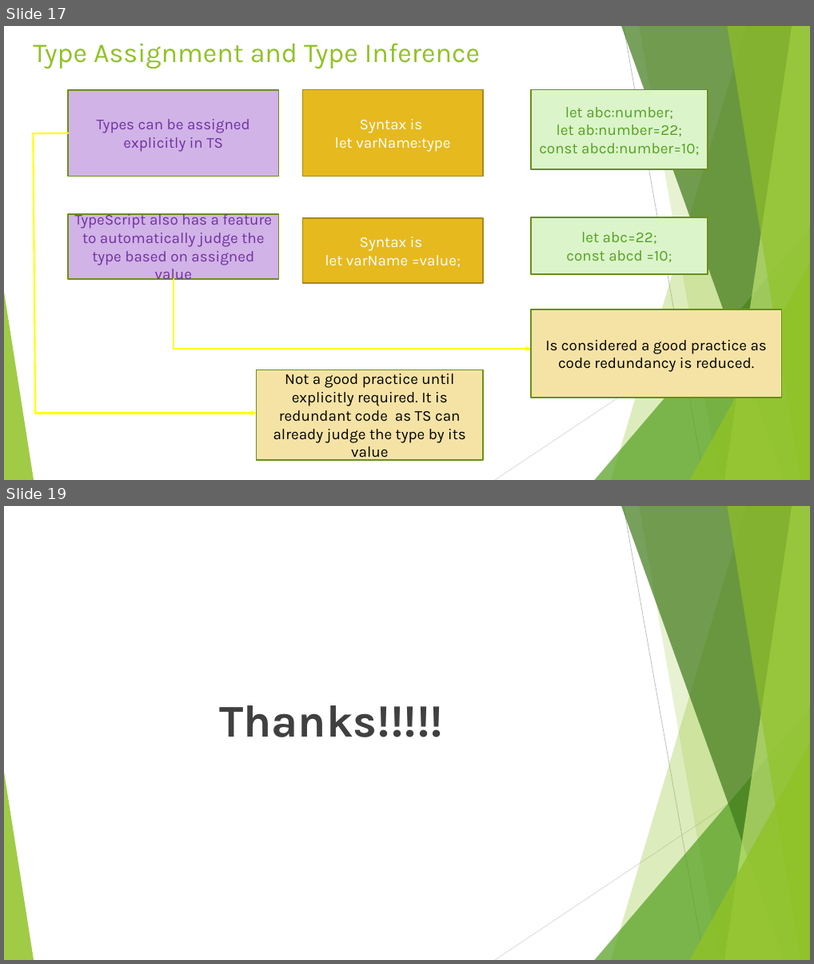
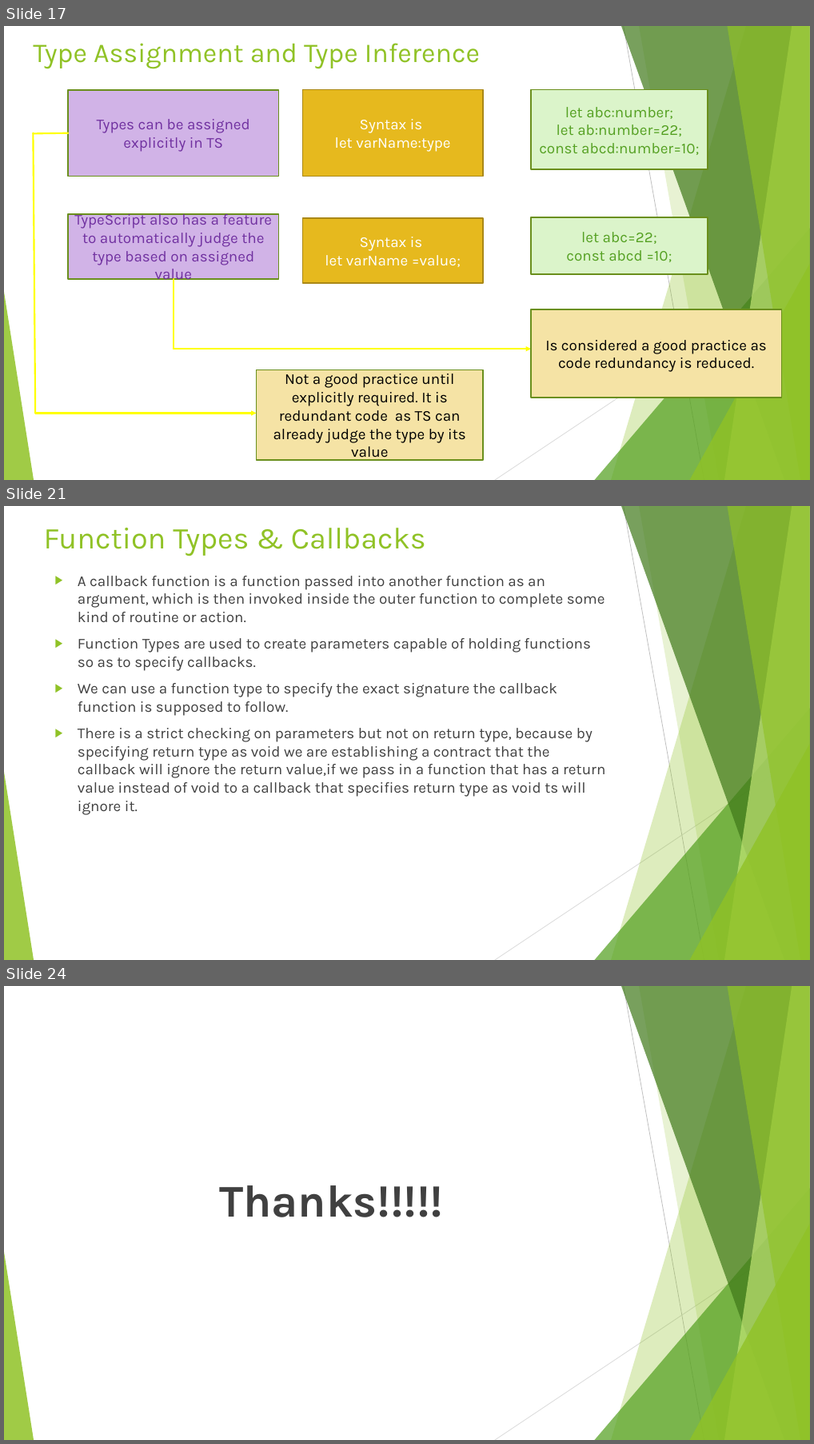
Before and after one commit to rudhrainfogain/TypeScript, a slide deck: PPT/TypeScriptv2.pptx. Shown one above the other, each under a label of ours: slides 17 and 19 before the commit, slides 17, 21 and 24 after it; the slides between them are not shown. The pictures are 814x964 and 814x1444 pixels, drawn with LibreOffice and Linux fonts; fonts in the diff are those of the drawing. Boxes give left, top, right and bottom in pixels: in the first picture for what was removed or moved away, otherwise in the second. Text is boxed around its words. In the diff, an @@ line names an element or a change of style, - is before the commit and + after.

Commit message:
Basic types Completed

```diff
--- a/PPT/TypeScriptv2.pptx
+++ b/PPT/TypeScriptv2.pptx
@@ slide 21 added at <box>4,506,810,960</box>, background #FFFFFF; not listed: 10 template elements that a slide beside it also shows @@
@@ title added at <box>44,528,426,556</box>, 36 pt, text #90C226 @@
+Function Types & Callbacks
@@ text added at <box>78,576,606,815</box>, 18 pt, text #404040 @@
+▶ A callback function is a function passed into another function as an argument, which is then invoked inside the outer function to complete some kind of routine or action.
+▶ Function Types are used to create parameters capable of holding functions so as to specify callbacks.
+▶ We can use a function type to specify the exact signature the callback function is supposed to follow.
+▶ There is a strict checking on parameters but not on return type, because by specifying return type as void we are establishing a contract that the callback will ignore the return value,if we pass in a function that has a return value instead of void to a callback that specifies return type as void ts will ignore it.
@@ what was slide 19 is now slide 24 @@
```
Also in this commit, not shown: 2 slides changed, 4 other slides added, 2 other files.
